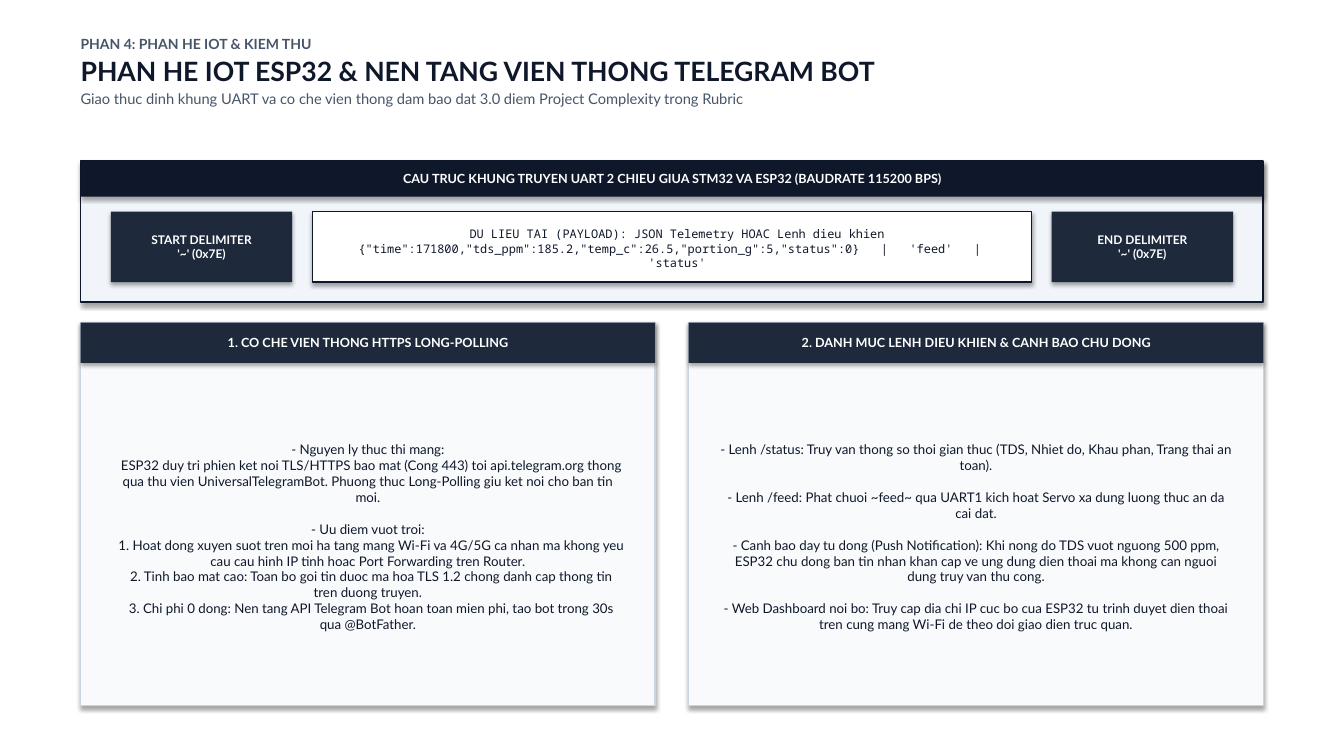
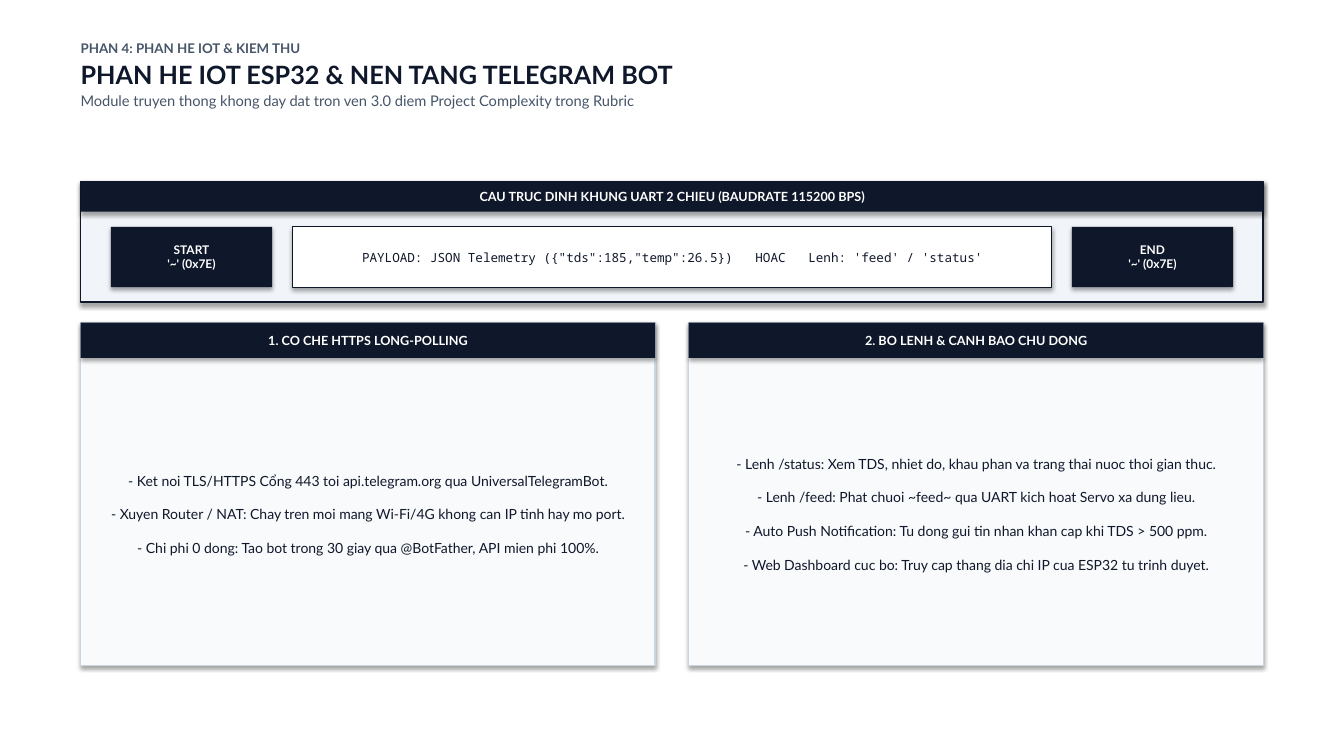
Before and after one commit to Nonne07/mcp201-aquatic-guardian, a slide deck: slide 10 of AQUATIC_GUARDIAN_SLIDES.pptx. Drawn at 1344x756 pixels with LibreOffice and Linux fonts; fonts in the diff are those of the drawing. Boxes give left, top, right and bottom in pixels: in the first picture for what was removed or moved away, otherwise in the second. Text is boxed around its words. In the diff, an @@ line names an element or a change of style, - is before the commit and + after.

```diff
--- a/AQUATIC_GUARDIAN_SLIDES.pptx
+++ b/AQUATIC_GUARDIAN_SLIDES.pptx
@@ text at [81, 43, 300, 53]: size 10 to 9.5 pt in "PHAN 4: PHAN HE IOT & KIEM ..." @@
@@ text at [81, 65, 672, 109]: text changed @@
-PHAN HE IOT ESP32 & NEN TANG VIEN THONG TELEGRAM BOT
-Giao thuc dinh khung UART va co che vien thong dam bao dat 3.0 diem Project Complexity trong Rubric
+PHAN HE IOT ESP32 & NEN TANG TELEGRAM BOT
+Module truyen thong khong day dat tron ven 3.0 diem Project Complexity trong Rubric
@@ rectangle: place and size @@
-rectangle at [81, 161, 1263, 302]
+rectangle at [81, 181, 1263, 302]
@@ rectangle "CAU TRUC DINH KHUNG UART ...": place and size @@
-rectangle "CAU TRUC DINH KHUNG UART ..." at [81, 161, 1263, 197]
+rectangle "CAU TRUC DINH KHUNG UART ..." at [81, 181, 1263, 212]
@@ text in rectangle at [480, 191, 864, 203]: text changed @@
-CAU TRUC KHUNG TRUYEN UART 2 CHIEU GIUA STM32 VA ESP32 (BAUDRATE 115200 BPS)
+CAU TRUC DINH KHUNG UART 2 CHIEU (BAUDRATE 115200 BPS)
@@ rectangle "START '~' (0x7E)": place and size @@
-rectangle "START '~' (0x7E)" at [111, 212, 292, 282]
+rectangle "START '~' (0x7E)" at [111, 227, 272, 287]
@@ rectangle "PAYLOAD: JSON Telemetry ({"tds":185,"temp":26.5}) HOAC ...": place and size @@
-rectangle "PAYLOAD: JSON Telemetry ({"tds":185,"temp":26.5}) HOAC ..." at [313, 212, 1031, 282]
+rectangle "PAYLOAD: JSON Telemetry ({"tds":185,"temp":26.5}) HOAC ..." at [292, 227, 1052, 287]
@@ rectangle "END '~' (0x7E)": place and size @@
-rectangle "END '~' (0x7E)" at [1052, 212, 1233, 282]
+rectangle "END '~' (0x7E)" at [1072, 227, 1233, 287]
@@ text in rectangle at [174, 245, 215, 270]: text changed @@
-START DELIMITER
-'~' (0x7E)
+START
+'~' (0x7E)
@@ text in rectangle at [362, 252, 983, 265]: text changed; size 8.5 to 9 pt @@
-DU LIEU TAI (PAYLOAD): JSON Telemetry HOAC Lenh dieu khien
-{"time":171800,"tds_ppm":185.2,"temp_c":26.5,"portion_g":5,"status":0} | 'feed' | 'status'
+PAYLOAD: JSON Telemetry ({"tds":185,"temp":26.5}) HOAC Lenh: 'feed' / 'status'
@@ text in rectangle at [1140, 245, 1176, 270]: text changed @@
-END DELIMITER
-'~' (0x7E)
+END
+'~' (0x7E)
@@ rectangle "1. CO CHE HTTPS LONG-POLLING": place and size @@
-rectangle "1. CO CHE HTTPS LONG-POLLING" at [81, 323, 655, 363]
+rectangle "1. CO CHE HTTPS LONG-POLLING" at [81, 323, 655, 358]
@@ rectangle "- Ket noi TLS/HTTPS Cổng ...": place and size @@
-rectangle "- Ket noi TLS/HTTPS Cổng ..." at [81, 323, 655, 706]
+rectangle "- Ket noi TLS/HTTPS Cổng ..." at [81, 323, 655, 665]
@@ fill #1E293B to #0F172A in 4 elements at [81, 323, 655, 358], [111, 227, 272, 287], [1072, 227, 1233, 287], [689, 323, 1263, 358] @@
@@ rectangle "2. BO LENH & CANH ...": place and size @@
-rectangle "2. BO LENH & CANH ..." at [689, 323, 1263, 363]
+rectangle "2. BO LENH & CANH ..." at [689, 323, 1263, 358]
@@ rectangle "- Lenh /status: Xem TDS, ...": place and size @@
-rectangle "- Lenh /status: Xem TDS, ..." at [689, 323, 1263, 706]
+rectangle "- Lenh /status: Xem TDS, ..." at [689, 323, 1263, 665]
@@ text in rectangle at [268, 335, 468, 345]: text changed @@
-1. CO CHE VIEN THONG HTTPS LONG-POLLING
+1. CO CHE HTTPS LONG-POLLING
@@ text in rectangle at [865, 335, 1088, 345]: text changed @@
-2. DANH MUC LENH DIEU KHIEN & CANH BAO CHU DONG
+2. BO LENH & CANH BAO CHU DONG
@@ text in rectangle at [120, 474, 625, 556]: text changed; size 9.5 to 10 pt @@
-- Nguyen ly thuc thi mang:
-ESP32 duy tri phien ket noi TLS/HTTPS bao mat (Cong 443) toi api.telegram.org thong qua thu vien UniversalTelegramBot. Phuong thuc Long-Polling giu ket noi cho ban tin moi.
-- Uu diem vuot troi:
-1. Hoat dong xuyen suot tren moi ha tang mang Wi-Fi va 4G/5G ca nhan ma khong yeu cau cau hinh IP tinh hoac Port Forwarding tren Router.
-2. Tinh bao mat cao: Toan bo goi tin duoc ma hoa TLS 1.2 chong danh cap thong tin tren duong truyen.
-3. Chi phi 0 dong: Nen tang API Telegram Bot hoan toan mien phi, tao bot trong 30s qua @BotFather.
+- Ket noi TLS/HTTPS Cổng 443 toi api.telegram.org qua UniversalTelegramBot.
+- Xuyen Router / NAT: Chay tren moi mang Wi-Fi/4G khong can IP tinh hay mo port.
+- Chi phi 0 dong: Tao bot trong 30 giay qua @BotFather, API mien phi 100%.
@@ text in rectangle at [745, 458, 1216, 573]: text changed; size 9.5 to 10 pt @@
-- Lenh /status: Truy van thong so thoi gian thuc (TDS, Nhiet do, Khau phan, Trang thai an toan).
-- Lenh /feed: Phat chuoi ~feed~ qua UART1 kich hoat Servo xa dung luong thuc an da cai dat.
-- Canh bao day tu dong (Push Notification): Khi nong do TDS vuot nguong 500 ppm, ESP32 chu dong ban tin nhan khan cap ve ung dung dien thoai ma khong can nguoi dung truy van thu cong.
-- Web Dashboard noi bo: Truy cap dia chi IP cuc bo cua ESP32 tu trinh duyet dien thoai tren cung mang Wi-Fi de theo doi giao dien truc quan.
+- Lenh /status: Xem TDS, nhiet do, khau phan va trang thai nuoc thoi gian thuc.
+- Lenh /feed: Phat chuoi ~feed~ qua UART kich hoat Servo xa dung lieu.
+- Auto Push Notification: Tu dong gui tin nhan khan cap khi TDS > 500 ppm.
+- Web Dashboard cuc bo: Truy cap thang dia chi IP cua ESP32 tu trinh duyet.
```
Also in this commit, not shown: 12 other slides changed, 1 other file.
